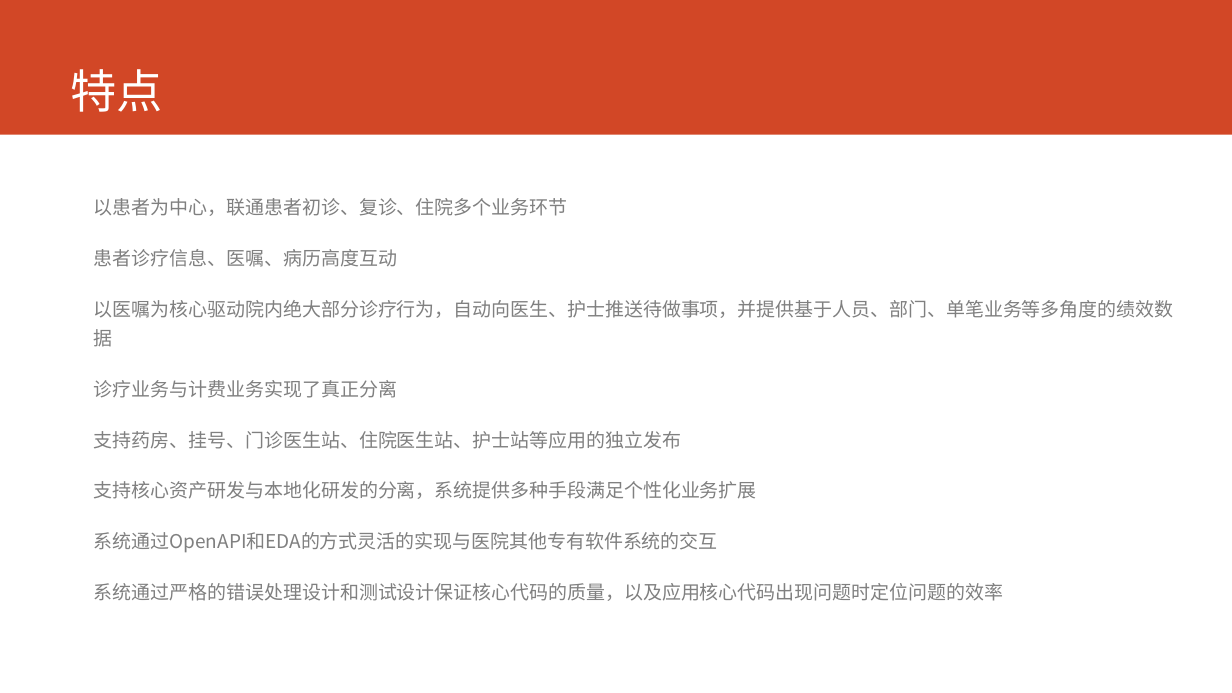
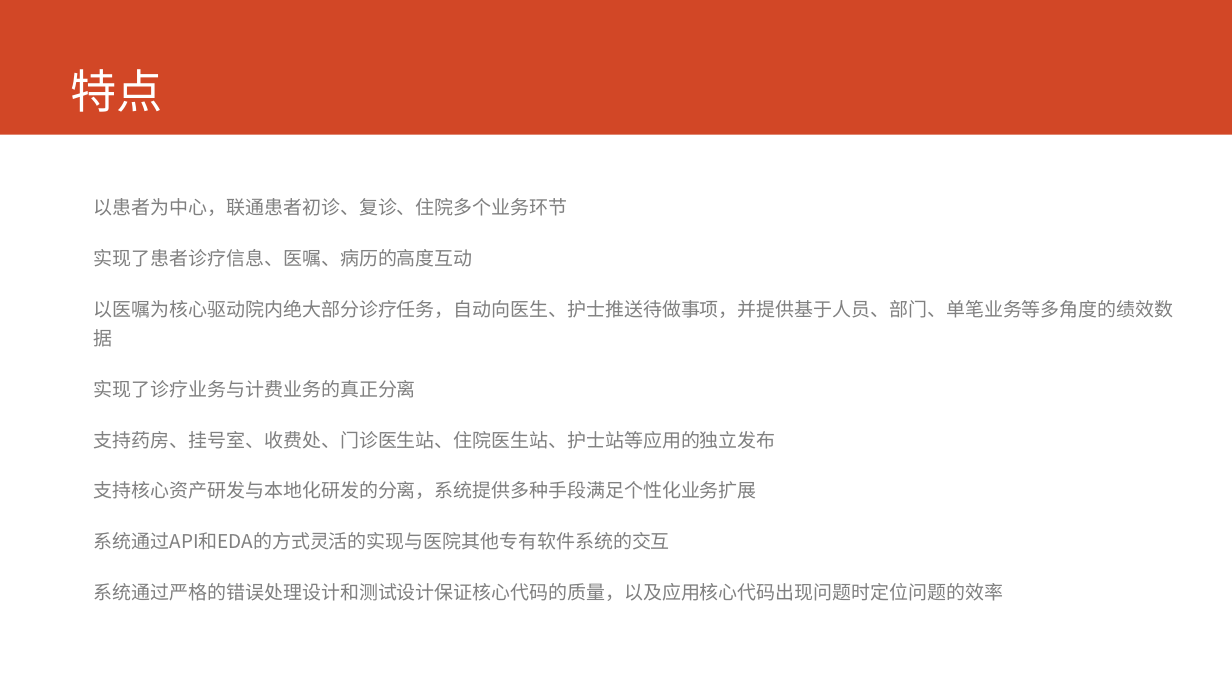
Before and after one commit to AppSecAI-TEST/hospital, a slide deck: slide 2 of doc/EVE新一代HIS核心系统.pptx. Drawn at 1232x693 pixels with LibreOffice and Linux fonts; fonts in the diff are those of the drawing. Boxes give left, top, right and bottom in pixels: in the first picture for what was removed or moved away, otherwise in the second. Text is boxed around its words. In the diff, an @@ line names an element or a change of style, - is before the commit and + after.

```diff
--- a/doc/EVE新一代HIS核心系统.pptx
+++ b/doc/EVE新一代HIS核心系统.pptx
@@ text at [94, 249, 1174, 449]: text changed @@
-患者诊疗信息、医嘱、病历高度互动
-以医嘱为核心驱动院内绝大部分诊疗行为，自动向医生、护士推送待做事项，并提供基于人员、部门、单笔业务等多角度的绩效数据
-诊疗业务与计费业务实现了真正分离
-支持药房、挂号、门诊医生站、住院医生站、护士站等应用的独立发布
+实现了患者诊疗信息、医嘱、病历的高度互动
+以医嘱为核心驱动院内绝大部分诊疗任务，自动向医生、护士推送待做事项，并提供基于人员、部门、单笔业务等多角度的绩效数据
+实现了诊疗业务与计费业务的真正分离
+支持药房、挂号室、收费处、门诊医生站、住院医生站、护士站等应用的独立发布
@@ text at [94, 532, 670, 550]: text changed @@
-系统通过OpenAPI和EDA的方式灵活的实现与医院其他专有软件系统的交互
+系统通过API和EDA的方式灵活的实现与医院其他专有软件系统的交互
```
Also in this commit, not shown: 6 other slides changed.
